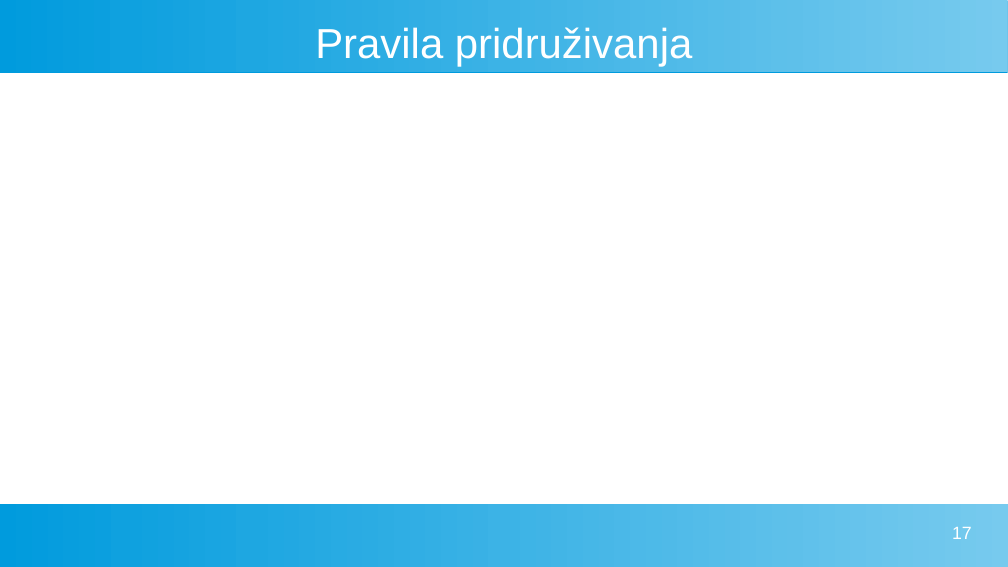
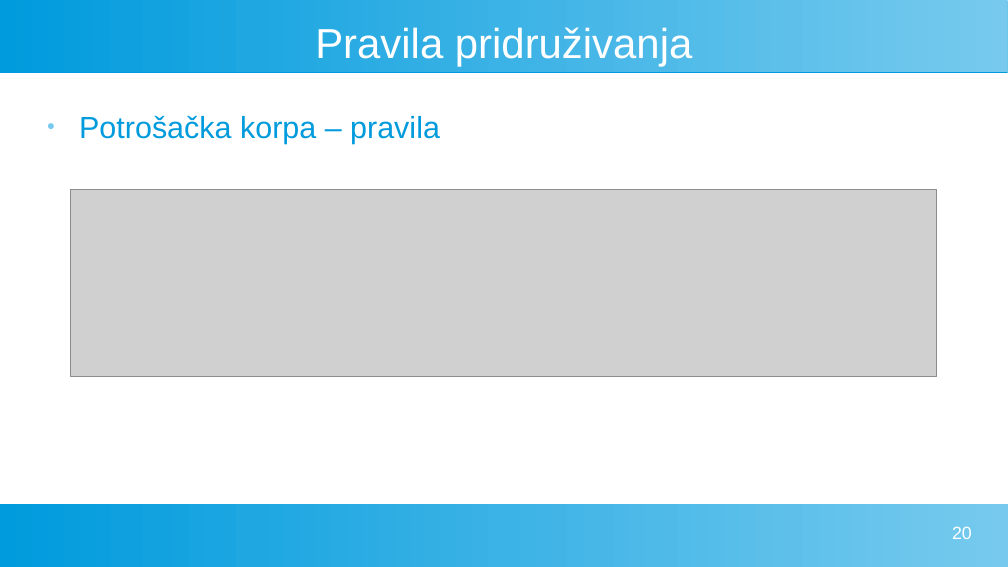
Before and after one commit to MATF-istrazivanje-podataka-1/2023_Data_Mining_Poetry_Dataset, a slide deck: slide 20 of pres.odp (slide 17 before the commit). Drawn at 1008x567 pixels with LibreOffice and Linux fonts; fonts in the diff are those of the drawing; grey boxes stand for pictures. Boxes give left, top, right and bottom in pixels: in the first picture for what was removed or moved away, otherwise in the second. Text is boxed around its words. In the diff, an @@ line names an element or a change of style, - is before the commit and + after.

```diff
--- a/pres.odp
+++ b/pres.odp
@@ text added at bbox=[79, 115, 440, 144], 24 pt, text #009BDD @@
+● Potrošačka korpa – pravila
@@ picture added at bbox=[70, 189, 937, 376] @@
@@ page number at bbox=[952, 526, 972, 539]: text changed @@
-17
+20
```
Also in this commit, not shown: 4 other slides changed, 5 slides added, 29 other files.
